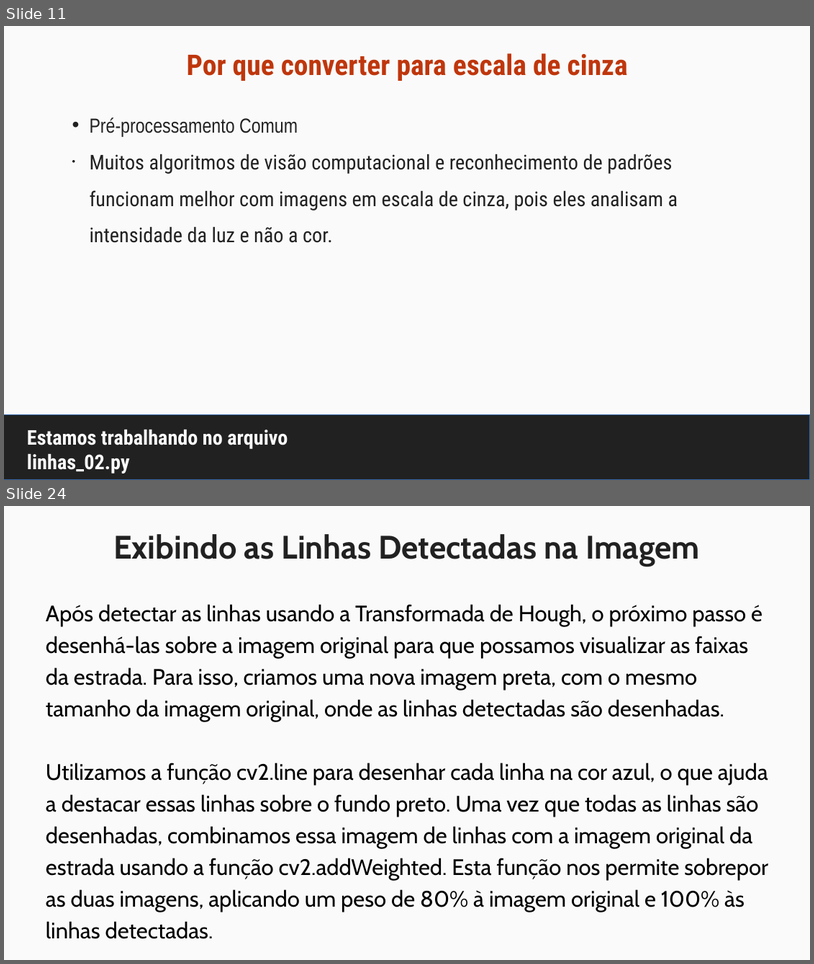
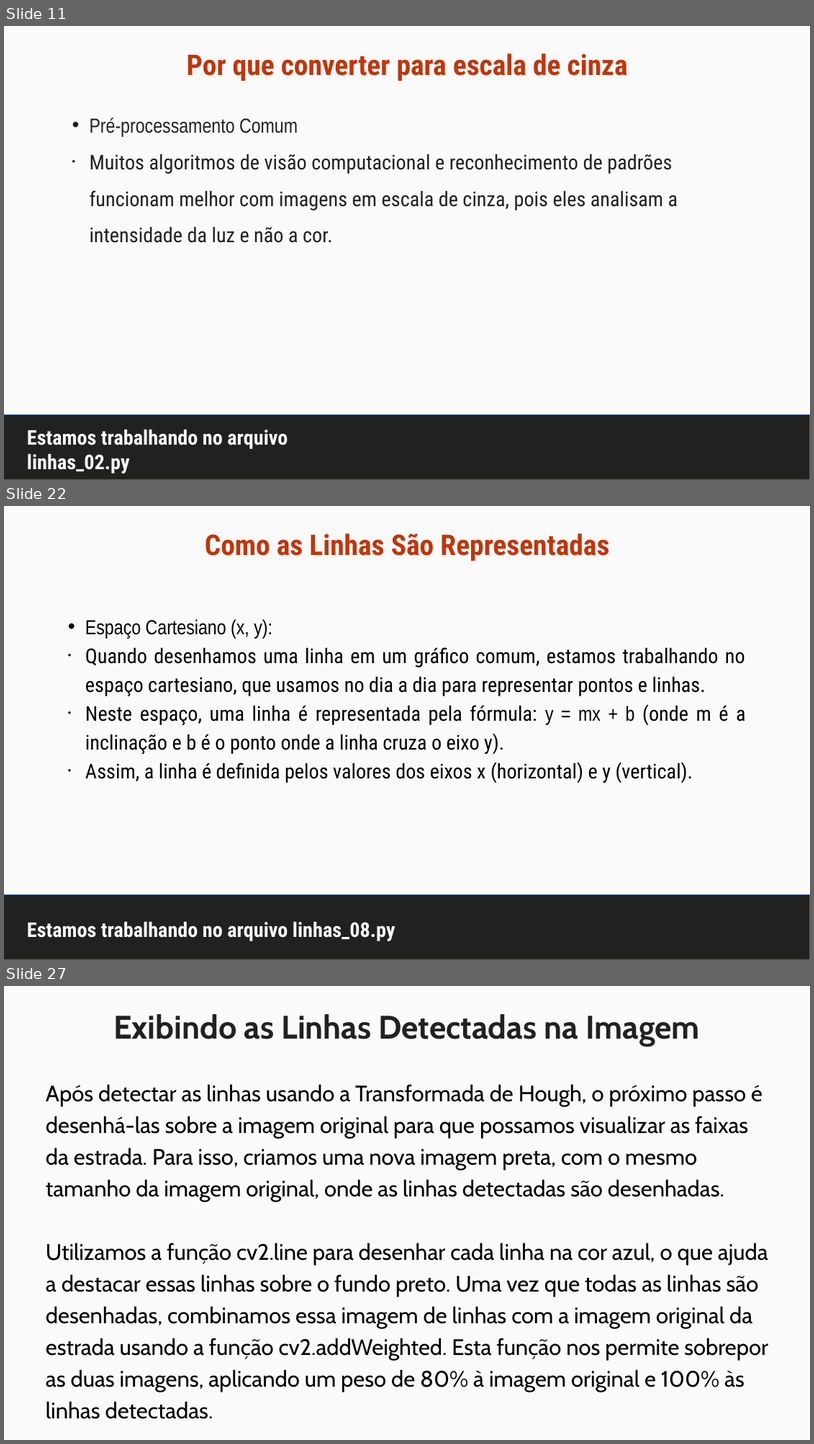
Before and after one commit to maurizioprizzi/finding_lanes, a slide deck: computer_vision_encounter_01.odp. Shown one above the other, each under a label of ours: slides 11 and 24 before the commit, slides 11, 22 and 27 after it; the slides between them are not shown. The pictures are 814x964 and 814x1444 pixels, drawn with LibreOffice and Linux fonts; fonts in the diff are those of the drawing. Boxes give left, top, right and bottom in pixels: in the first picture for what was removed or moved away, otherwise in the second. Text is boxed around its words. In the diff, an @@ line names an element or a change of style, - is before the commit and + after.

```diff
--- a/computer_vision_encounter_01.odp
+++ b/computer_vision_encounter_01.odp
@@ slide 22 added at <box>4,506,810,960</box>, background #FAFAFA @@
@@ title added at <box>205,533,610,561</box>, 28 pt, text #BF360C, bold @@
+Como as Linhas São Representadas
@@ text added at <box>85,619,746,783</box>, 20 pt, text #000000 @@
+• Espaço Cartesiano (x, y):
+• Quando desenhamos uma linha em um gráfico comum, estamos trabalhando no espaço cartesiano, que usamos no dia a dia para representar pontos e linhas.
+• Neste espaço, uma linha é representada pela fórmula: y = mx + b (onde m é a inclinação e b é o ponto onde a linha cruza o eixo y).
+• Assim, a linha é definida pelos valores dos eixos x (horizontal) e y (vertical).
@@ rectangle added at <box>4,895,810,960</box>, fill #212121, outline #3465A4 0 pt @@
@@ title added at <box>27,921,396,941</box>, 20 pt, text #FAFAFA, bold @@
+Estamos trabalhando no arquivo linhas_08.py
@@ what was slide 24 is now slide 27 @@
```
Also in this commit, not shown: 13 slides changed, 2 other slides added, 8 other files.
